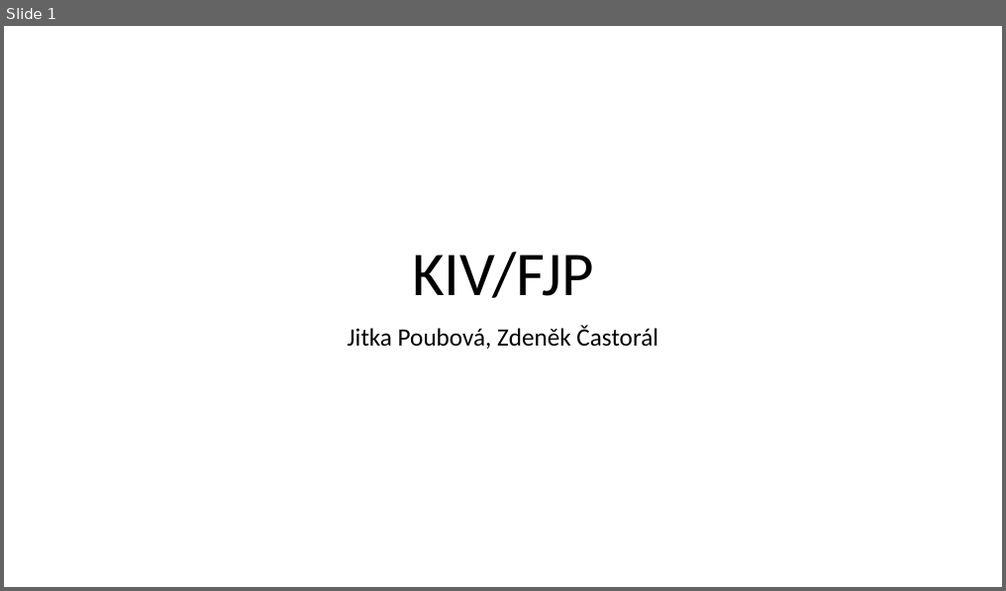
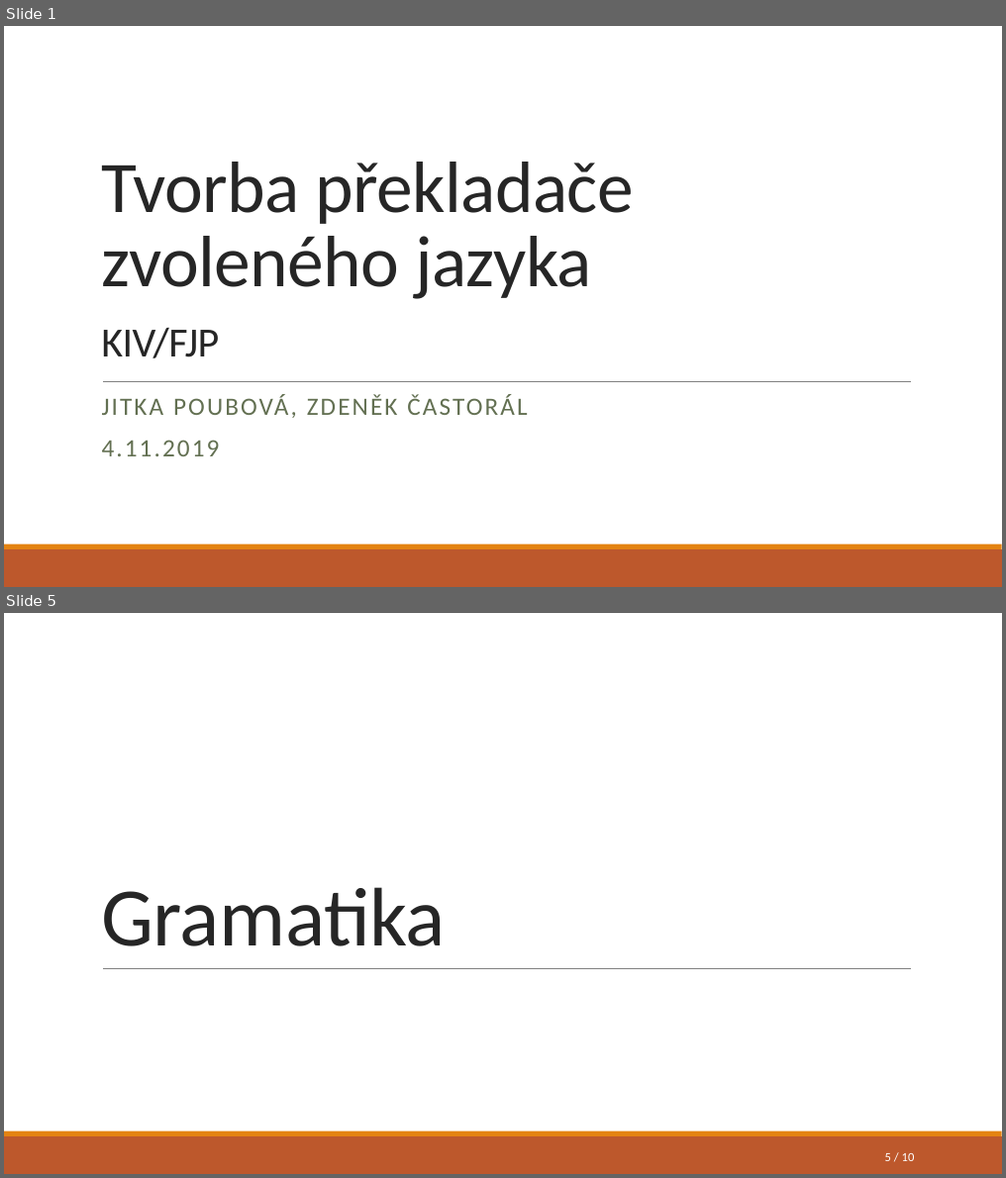
Before and after one commit to JitkaP/FJP-project, a slide deck: presentation/1 (4.11.).pptx. Shown one above the other, each under a label of ours: slide 1 before the commit, slides 1 and 5 after it; the slides between them are not shown. The pictures are 1006x591 and 1006x1178 pixels, drawn with LibreOffice and Linux fonts; fonts in the diff are those of the drawing. Boxes give left, top, right and bottom in pixels: in the first picture for what was removed or moved away, otherwise in the second. Text is boxed around its words. In the diff, an @@ line names an element or a change of style, - is before the commit and + after.

Commit message:
- updated grammar - updated presentation - final version

```diff
--- a/presentation/1 (4.11.).pptx
+++ b/presentation/1 (4.11.).pptx
@@ slide 5 added at bbox=[4, 613, 1002, 1174], background #FFFFFF; not listed: 3 template elements that a slide beside it also shows @@
@@ title added at bbox=[101, 887, 446, 947], 80 pt, text #262626 @@
+Gramatika
@@ page number added at bbox=[885, 1154, 915, 1161], 12 pt, text #FFFFFF @@
+5 / 10
@@ slide 1 changed as well @@
@@ title at bbox=[101, 162, 634, 359]: text changed; size 60 to 70 pt; text colour #000000 to #262626 @@
-KIV/FJP
+Tvorba překladače zvoleného jazyka
+KIV/FJP
@@ line added from (103, 381) to (912, 381), #808080 0.5 pt @@
@@ subtitle at bbox=[102, 395, 527, 457]: text changed; text colour #000000 to #637052 @@
-Jitka Poubová, Zdeněk Častorál
+JITKA POUBOVÁ, ZDENĚK ČASTORÁL
+4.11.2019
@@ rectangle added at bbox=[4, 550, 1002, 587], fill #BD582C @@
@@ rectangle added at bbox=[4, 545, 1002, 550], fill #E48312 @@
```
Also in this commit, not shown: 2 other slides changed, 7 other slides added, 1 other file.
